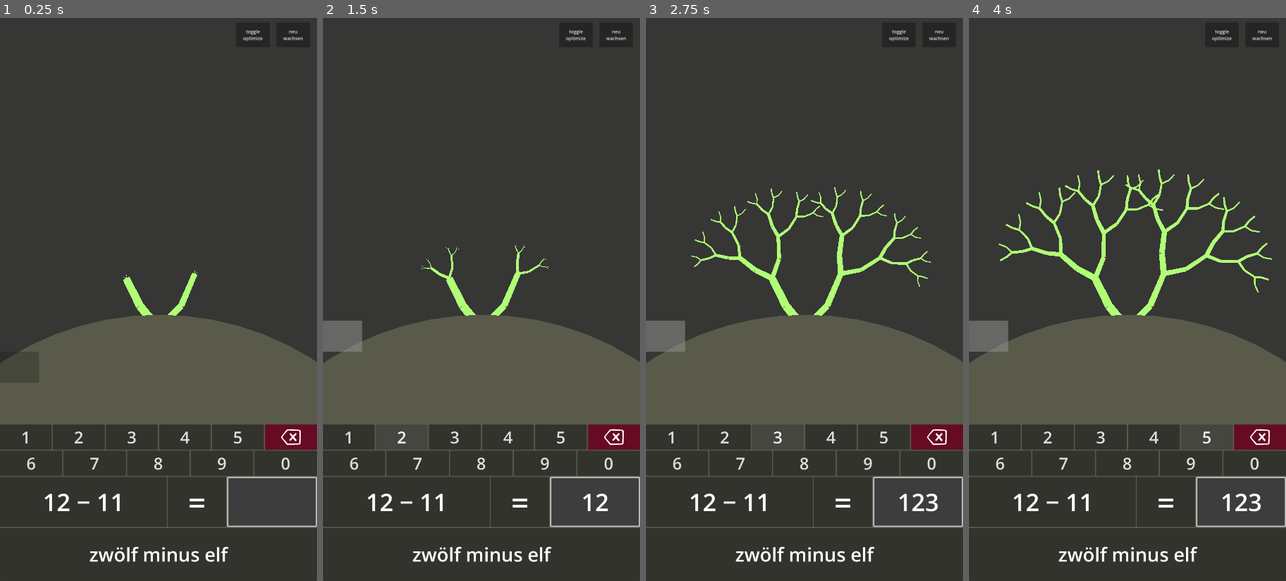
Above: before the commit, frames 1-4 (left to right).
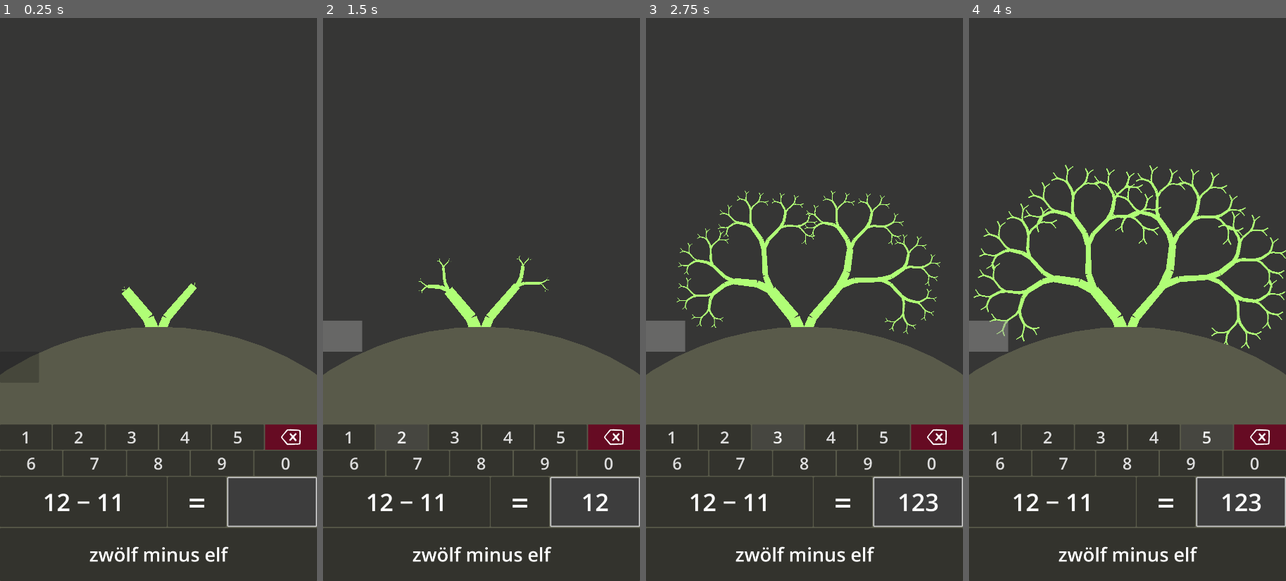
Above: after the commit, the same moments.

Repository: PSteinhaus/mathtrees
Game: Godot game, scene res://scenes/creative_mode.tscn
The game is run twice, just before and just after one commit, with the same random seed, the same clock (stepped at 60 frames per second) and the same inputs. This scene is started directly instead of the project's main scene.
Inputs:
- Up to frame 1 (0.25 s): no input
- Up to frame 2 (1.5 s): click "1" at 0.5 s; click "2" at 1.25 s
- Up to frame 3 (2.75 s): click "3" at 2 s
- Up to frame 4 (4 s): click "4" at 2.75 s; click "5" at 3.5 s

The runs differ from the first frame. In frame 1, 2.5% of the frame differs, in the area x 0-100%, y 2-64%; in frame 2, 2.8%; in frame 3, 5.7%; in frame 4, 7.6%.

Commit message:
color palette finished; added more tree types and prettified progress bar; added 'reroll' mechanic to creative mode

Diff:
--- a/project.godot
+++ b/project.godot
@@ -28,6 +28,14 @@
 window/stretch/mode="viewport"
 window/handheld/orientation=1
 
+[input]
+
+"change palette"={
+"deadzone": 0.2,
+"events": [Object(InputEventKey,"resource_local_to_scene":false,"resource_name":"","device":0,"window_id":0,"alt_pressed":false,"shift_pressed":false,"ctrl_pressed":false,"meta_pressed":false,"pressed":false,"keycode":80,"physical_keycode":0,"key_label":0,"unicode":0,"location":0,"echo":false,"script":null)
+]
+}
+
 [input_devices]
 
 pointing/emulate_touch_from_mouse=true
--- a/scenes/aufgaben/ex_zr_20.tscn
+++ b/scenes/aufgaben/ex_zr_20.tscn
@@ -8,7 +8,7 @@
 [sub_resource type="StyleBoxEmpty" id="StyleBoxEmpty_ewtj6"]
 
 [sub_resource type="StyleBoxFlat" id="StyleBoxFlat_n8wwr"]
-bg_color = Color(0.25490198, 0.654902, 0.89411765, 0.39607844)
+bg_color = Color(1, 1, 1, 0.5176471)
 anti_aliasing = false
 
 [sub_resource type="StyleBoxFlat" id="StyleBoxFlat_2gsra"]
@@ -48,6 +48,9 @@
 
 [node name="BGProgressBar" type="ProgressBar" parent="VBoxContainer2" unique_id=950802691]
 unique_name_in_owner = true
+show_behind_parent = true
+z_index = -70
+z_as_relative = false
 layout_mode = 2
 size_flags_horizontal = 3
 size_flags_vertical = 3
--- a/scenes/creative_mode.tscn
+++ b/scenes/creative_mode.tscn
@@ -9,28 +9,29 @@
 
 [sub_resource type="SphereMesh" id="SphereMesh_lslsu"]
 
-[node name="CreativeMode" type="Node2D" unique_id=543835808]
+[node name="Node" type="Node" unique_id=1174895249]
+
+[node name="CreativeMode" type="Node2D" parent="." unique_id=543835808]
 script = ExtResource("1_lslsu")
 
-[node name="MeshInstanceBG" type="MeshInstance2D" parent="." unique_id=1919808126]
+[node name="MeshInstanceBG" type="MeshInstance2D" parent="CreativeMode" unique_id=1919808126]
 unique_name_in_owner = true
+z_index = -393
+z_as_relative = false
 position = Vector2(541.75, 961.75006)
 scale = Vector2(1084.5, 1924.5001)
 mesh = SubResource("QuadMesh_lslsu")
 
-[node name="FractalTree" type="MultiMeshInstance2D" parent="." unique_id=1831909861]
+[node name="FractalTree" type="MultiMeshInstance2D" parent="CreativeMode" unique_id=1831909861]
 unique_name_in_owner = true
-position = Vector2(539, 1062)
+position = Vector2(536.1328, 1102.7234)
 scale = Vector2(1.56, 1.56)
 script = ExtResource("2_4fq4x")
 metadata/_custom_type_script = "uid://bgyg384lruwgx"
 
-[node name="CanvasLayer" type="CanvasLayer" parent="." unique_id=1015353]
+[node name="CanvasLayer" type="CanvasLayer" parent="CreativeMode" unique_id=1015353]
 
-[node name="ExZR20" parent="CanvasLayer" unique_id=166979938 instance=ExtResource("3_l7uvt")]
-unique_name_in_owner = true
-
-[node name="DebugLabel" type="Label" parent="CanvasLayer" unique_id=165361352]
+[node name="DebugLabel" type="Label" parent="CreativeMode/CanvasLayer" unique_id=165361352]
 unique_name_in_owner = true
 offset_left = 13.0
 offset_top = 14.0
@@ -41,27 +42,23 @@
 autowrap_mode = 3
 script = ExtResource("4_6s3r3")
 
-[node name="Button_opt" type="Button" parent="CanvasLayer" unique_id=2051012679]
-offset_left = 805.0
-offset_top = 20.0
-offset_right = 919.0
-offset_bottom = 104.0
-text = "toggle
-optimize"
-
-[node name="Button_new" type="Button" parent="CanvasLayer" unique_id=1536096543]
+[node name="Button_new" type="Button" parent="CreativeMode/CanvasLayer" unique_id=1536096543]
+unique_name_in_owner = true
 offset_left = 942.0
 offset_top = 20.0
 offset_right = 1056.0
 offset_bottom = 104.0
-text = "neu
-wachsen"
+text = "neu"
 
-[node name="MeshInstance2D" type="MeshInstance2D" parent="." unique_id=680885137]
+[node name="MeshInstance2D" type="MeshInstance2D" parent="CreativeMode" unique_id=680885137]
 unique_name_in_owner = true
-position = Vector2(543, 1941)
+position = Vector2(540.1328, 1981.7234)
 scale = Vector2(1908.4272, 1853.4467)
 mesh = SubResource("SphereMesh_lslsu")
 
-[connection signal="answer_checked" from="CanvasLayer/ExZR20" to="." method="_on_ex_zr_20_answer_checked"]
-[connection signal="level_changed" from="CanvasLayer/ExZR20" to="." method="_on_ex_zr_20_level_changed"]
+[node name="ExZR20" parent="." unique_id=166979938 instance=ExtResource("3_l7uvt")]
+unique_name_in_owner = true
+
+[connection signal="pressed" from="CreativeMode/CanvasLayer/Button_new" to="CreativeMode" method="_on_button_new_pressed"]
+[connection signal="answer_checked" from="ExZR20" to="CreativeMode" method="_on_ex_zr_20_answer_checked"]
+[connection signal="level_changed" from="ExZR20" to="CreativeMode" method="_on_ex_zr_20_level_changed"]
--- a/scripts/Helpers.gd
+++ b/scripts/Helpers.gd
@@ -149,8 +149,8 @@
 
 static func create_line_mesh_from_lines(
 	lines: PackedVector2Array,
-	vertex_start_width: float = 10.0,
-	vertex_end_width: float = 6.0
+	vertex_start_width: float = 14.0,
+	vertex_end_width: float = 8.0
 ) -> Mesh:
 	if lines.size() < 2:
 		return null
@@ -300,11 +300,52 @@
 static func rotate_hue(hue: int, degrees: int) -> int:
 	return (hue + degrees + 360) % 360
 
-static func gacha_palette() -> Array[Color]:
-	match randi_range(1,6):
-		1: return [Color.from_string("#0D1B2A", Color.BLACK), Color.from_string("#1B263B", Color.BLACK), Color.from_string("#E0E1DD", Color.BLACK)]
-		2: return [Color.from_string("#363635", Color.BLACK), Color.from_string("#595A4A", Color.BLACK), Color.from_string("#B0FE76", Color.BLACK)]
-		3: return [Color.from_string("#93ACB5", Color.BLACK), Color.from_string("#F2F4FF", Color.BLACK), Color.from_string("#6C756B", Color.BLACK)]
-		4: return [Color.from_string("#96C5F7", Color.BLACK), Color.from_string("#A9D3FF", Color.BLACK), Color.from_string("#F2F4FF", Color.BLACK)]
-		5: return [Color.from_string("#A23E48", Color.BLACK), Color.from_string("C33B46", Color.BLACK), Color.from_string("#FF8C42", Color.BLACK)]
-		_: return [Color.from_string("#031D2E", Color.BLACK), Color.from_string("#06314B", Color.BLACK), Color.from_string("#000004", Color.BLACK)]
+static func gacha_palette(cheat: int = -1) -> Array[Color]:
+	var i: int = randi_range(1,18)
+	if cheat != -1:
+		i = cheat
+	match i:
+		1:  return [Color.from_string("#0D1B2A", Color.BLACK), Color.from_string("#1B263B", Color.BLACK), Color.from_string("#E0E1DD", Color.BLACK)]
+		2:  return [Color.from_string("#363635", Color.BLACK), Color.from_string("#595A4A", Color.BLACK), Color.from_string("#B0FE76", Color.BLACK)]
+		3:  return [Color.from_string("#93ACB5", Color.BLACK), Color.from_string("#F2F4FF", Color.BLACK), Color.from_string("#6C756B", Color.BLACK)]
+		4:  return [Color.from_string("#96C5F7", Color.BLACK), Color.from_string("#A9D3FF", Color.BLACK), Color.from_string("#F2F4FF", Color.BLACK)]
+		5:  return [Color.from_string("#A23E48", Color.BLACK), Color.from_string("#C33B46", Color.BLACK), Color.from_string("#FF8C42", Color.BLACK)]
+		6:  return [Color.from_string("#548A66", Color.BLACK), Color.from_string("#D3EF96", Color.BLACK), Color.from_string("#9BDB86", Color.BLACK)]
+		7:  return [Color.from_string("#764248", Color.BLACK), Color.from_string("#FFADC6", Color.BLACK), Color.from_string("#DDA3B2", Color.BLACK)]
+		8:  return [Color.from_string("#DDA3B2", Color.BLACK), Color.from_string("#FFADC6", Color.BLACK), Color.from_string("#764248", Color.BLACK)]
+		9:  return [Color.from_string("#470024", Color.BLACK), Color.from_string("#862750", Color.BLACK), Color.from_string("#9D3675", Color.BLACK)]
+		10: return [Color.from_string("#4C5B61", Color.BLACK), Color.from_string("#C5C5C5", Color.BLACK), Color.from_string("#829191", Color.BLACK)]
+		11: return [Color.from_string("#4C5B5C", Color.BLACK), Color.from_string("#FF715B", Color.BLACK), Color.from_string("#F9CB40", Color.BLACK)]
+		12: return [Color.from_string("#9BC1BC", Color.BLACK), Color.from_string("#F4F1BB", Color.BLACK), Color.from_string("#ED6A5A", Color.BLACK)]
+		13: return [Color.from_string("#1A1423", Color.BLACK), Color.from_string("#3D314A", Color.BLACK), Color.from_string("#684756", Color.BLACK)]
+		14: return [Color.from_string("#524632", Color.BLACK), Color.from_string("#8F7E4F", Color.BLACK), Color.from_string("#C3C49E", Color.BLACK)]
+		15: return [Color.from_string("#A5B5BF", Color.BLACK), Color.from_string("#ABC8C7", Color.BLACK), Color.from_string("#B0A1BA", Color.BLACK)]
+		16: return [Color.from_string("#84B59F", Color.BLACK), Color.from_string("#A3C9A8", Color.BLACK), Color.from_string("#DDD8C4", Color.BLACK)]
+		17: return [Color.from_string("#474350", Color.BLACK), Color.from_string("#F8FFF4", Color.BLACK), Color.from_string("#FCFFEB", Color.BLACK)]
+		_:  return [Color.from_string("#031D2E", Color.BLACK), Color.from_string("#052335", Color.BLACK), Color.from_string("#000004", Color.BLACK)]
+
+static func relative_luminance(c: Color) -> float:
+	var channel = func channel(v: float) -> float:
+		if v <= 0.03928:
+			return v / 12.92
+		return pow((v + 0.055) / 1.055, 2.4)
+
+	var r = channel.call(c.r)
+	var g = channel.call(c.g)
+	var b = channel.call(c.b)
+
+	return 0.2126 * r + 0.7152 * g + 0.0722 * b
+
+
+static func contrast_ratio(a: Color, b: Color) -> float:
+	var l1 = relative_luminance(a)
+	var l2 = relative_luminance(b)
+
+	var brightest = max(l1, l2)
+	var darkest = min(l1, l2)
+
+	return (brightest + 0.05) / (darkest + 0.05)
+
+
+static func has_good_contrast(a: Color, b: Color, threshold: float = 1.3) -> bool:
+	return contrast_ratio(a, b) >= threshold
--- a/scripts/creative_mode.gd
+++ b/scripts/creative_mode.gd
@@ -1,31 +1,45 @@
 extends Node2D
+
+var new_activated: bool = false
 
 var color_ground: Color
 var color_bg: Color
 var color_tree: Color
 
+var palette_index: int = 0
+
 func _ready() -> void:
 	#var palette = Helpers.generate_palette(Helpers.PaletteStyle.values().pick_random())
-	var palette = Helpers.gacha_palette()
-	color_bg = palette[0]
-	color_ground = palette[1]
-	color_tree = palette[2]
+	set_palette(Helpers.gacha_palette())
+	regenerate_kernel()
 
-	%MeshInstance2D.self_modulate = color_ground
-	%FractalTree.self_modulate = color_tree
-	%MeshInstanceBG.self_modulate = color_bg
+	%Button_new.visible = false
 
-	var k = FractalTree.FracKernel.new()
-	k.add_point(Vector2(-40., -50.))
-	k.add_point(Vector2(-70., -110.))
-	var k_branch0 = k.start_child_arm_from(0, Vector2(50., -50.))
-	k_branch0.add_point(Vector2(80., -120.))
-	%FractalTree.kernel = k
+	#var k = FractalTree.FracKernel.new()
+	#k.add_point(Vector2(-40., -50.))
+	#k.add_point(Vector2(-70., -110.))
+	#var k_branch0 = k.start_child_arm_from(0, Vector2(50., -50.))
+	#k_branch0.add_point(Vector2(80., -120.))
+	#%FractalTree.kernel = k
+
+func _input(event):
+	if event is InputEventKey and event.pressed:
+		if event.keycode == KEY_P:
+			palette_index +=1
+			set_palette(Helpers.gacha_palette(palette_index))
+			print("set palette to index: "+str(palette_index))
+		elif event.keycode == KEY_F:
+			regenerate_kernel()
+
+func regenerate_kernel() -> void:
+	print("regenerated kernel")
+	%FractalTree.generate_kernel()
 	%FractalTree.grow()
 	%FractalTree.grow()
 	%FractalTree.grow()
 	%FractalTree.grow()
-
+	%FractalTree.grow()
+	%FractalTree.grow()
 
 func _on_ex_zr_20_level_changed(old_level: int, new_level: int) -> void:
 	%FractalTree.grow()
@@ -34,3 +48,31 @@
 	# get a new challenge
 	if correct:
 		%ExZR20.new_challenge()
+		new_activated = true
+		%Button_new.visible = true
+
+func set_palette(palette: Array[Color]):
+	color_bg = palette[0]
+	color_ground = palette[1]
+	color_tree = palette[2]
+
+	%MeshInstance2D.self_modulate = color_ground
+#	%MeshInstance2D2.self_modulate = color_ground
+	%FractalTree.self_modulate = color_tree
+	%MeshInstanceBG.self_modulate = color_bg
+
+	# also: set the progress bar color!
+	# but for that first check whether the ground color works as a contrast for both the background and the tree
+	var b = %ExZR20.get_progress_bar()
+	var col_final = color_ground.lerp(color_bg, 0.5)
+	if Helpers.has_good_contrast(col_final, color_bg, 1.1) && Helpers.has_good_contrast(col_final, color_tree, 1.4):
+		b.self_modulate = color_ground #color_bg.lightened(0.2)
+	else:
+		b.self_modulate = color_bg.lightened(0.25)
+
+func _on_button_new_pressed() -> void:
+	if new_activated:
+		set_palette(Helpers.gacha_palette())
+		regenerate_kernel()
+		new_activated = false
+		%Button_new.visible = false
--- a/scripts/fractal_tree.gd
+++ b/scripts/fractal_tree.gd
@@ -3,6 +3,9 @@
 
 # the mesh and texture for one segment
 # multimesh: MultiMesh
+
+## one of the predefined kernel types (set during generation)
+var k_type: int = -1
 
 # the following defines the structure of the fractal kernel
 class FracKernel:
@@ -13,6 +16,10 @@
 
 	func add_point(pos: Vector2) -> void:
 		core_arm.push_back(pos)
+
+	## position given as relative to the latest position
+	func add_point_rel(pos: Vector2) -> void:
+		core_arm.push_back(core_arm[-1] + pos)
 
 	func add_child(k: FracKernel, index: int) -> void:
 		child_arms[k] = index
@@ -70,11 +77,20 @@
 				rots.push_back(r)
 		return rots
 
-func _ready() -> void:
+func reinit() -> void:
+	if ghost_tree:
+		var p = ghost_tree.get_parent()
+		if p:
+			p.remove_child(ghost_tree)
+		ghost_tree.queue_free()
+
 	# initialize ghost tree and add it straight to the world (as it should be totally unmoved by anything
 	ghost_tree = Node2D.new()
 	var root = get_tree().current_scene
 	root.add_child.call_deferred(ghost_tree)
+
+func _ready() -> void:
+	reinit()
 
 	multimesh = MultiMesh.new()
 	multimesh.transform_format = MultiMesh.TRANSFORM_2D
@@ -158,3 +174,61 @@
 	var transforms: Array[Transform2D] = get_global_transforms()
 	multimesh.instance_count = transforms.size()
 	Helpers.set_multimesh_transforms_2d(multimesh, transforms, transforms.size())
+
+## generates a kernel based on a number of pre built types with some randomization
+func generate_kernel():
+	# reinit so that the ghost tree is clean
+	reinit()
+	k_type = randi_range(0,7)
+	#k_type = 3
+	var k = FracKernel.new()
+	match k_type:
+		0:
+			# two double segment arms: arching sideways
+			k.add_point(Vector2(-20., -50.))
+			k.add_point(Vector2(-70., -110.))
+			var k_branch0 = k.start_child_arm_from(0, Vector2(20., -50.))
+			k_branch0.add_point(Vector2(80., -120.))
+		1:
+			# two double segment arms: crossing
+			k.add_point(Vector2(0., -50.))
+			k.add_point(Vector2(-50., -100.))
+			k.add_point(Vector2(5., -160.))
+			var k_branch0 = k.start_child_arm_from(1, Vector2(50., -50.))
+			k_branch0.add_point(Vector2(-5., -100.))
+		2:
+			# one double, one single segment arm: arching up
+			k.add_point(Vector2(-10., -110.))
+			k.add_point(Vector2(-30., -130.))
+			k.add_point(Vector2(-40., -190.))
+			var _k_branch0 = k.start_child_arm_from(1, Vector2(30., -50.))
+		3:
+			# three single segment arms: arching up (middle straight)
+			k.add_point(Vector2(0., -60.))
+			var _k_branch2 = k.start_child_arm_from(1, Vector2(-20., -60.))
+			var _k_branch0 = k.start_child_arm_from(1, Vector2( 0., -190.))
+			var _k_branch1 = k.start_child_arm_from(1, Vector2(20., -60.))
+		4:
+			# one double (straight up, then side), one single segment arm: arching up
+			k.add_point(Vector2(-75., -95.))
+			var k_branch0 = k.start_child_arm_from(0, Vector2(0., -130.))
+			k_branch0.add_point(Vector2(30., -140.))
+		5:
+			# start straight, then double single segment arm: arching up
+			k.add_point(Vector2(-0., -85.))
+			k.add_point(Vector2(-40., -135.))
+			var _k_branch0 = k.start_child_arm_from(1, Vector2(40., -50.))
+		6:
+			# three single segment arms: arching up (middle straight)
+			k.add_point(Vector2(0., -50.))
+			var _k_branch2 = k.start_child_arm_from(1, Vector2(-40., -60.))
+			var k_branch0 = k.start_child_arm_from(1, Vector2( 0., -60.))
+			k_branch0.add_point_rel(Vector2(0., -100.))
+			k_branch0.start_child_arm_from(1, Vector2(30., -40.))
+		_:
+			# two double segment arms: arching up
+			k.add_point(Vector2(-40., -50.))
+			k.add_point(Vector2(-70., -110.))
+			var k_branch0 = k.start_child_arm_from(0, Vector2(50., -50.))
+			k_branch0.add_point(Vector2(80., -120.))
+	kernel = k
